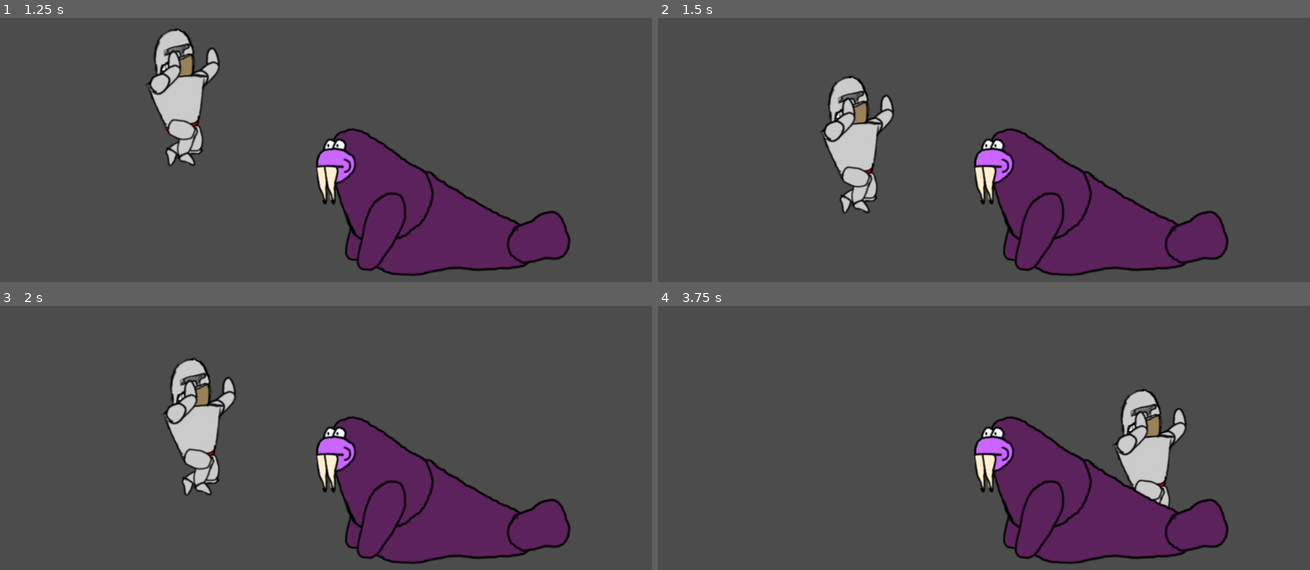
Above: before the commit, frames 1-4 (two rows, left to right).
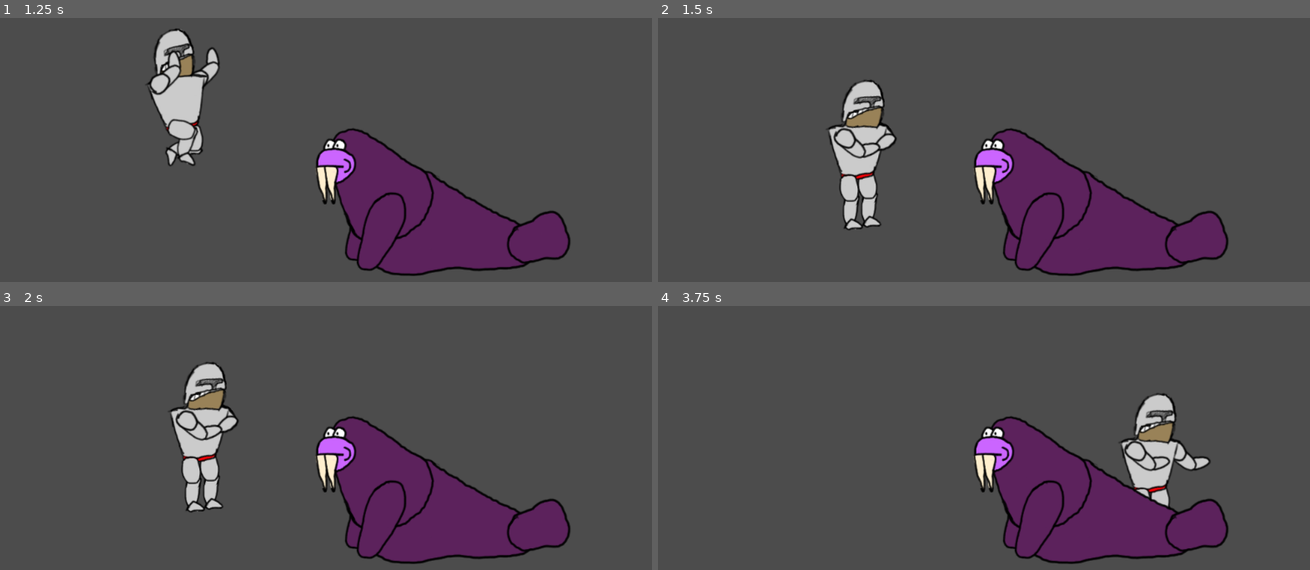
Above: after the commit, the same moments.

Repository: Wall-Dough/unstable
Game: Godot game, scene res://level/Level.tscn
Two runs of this game, one before a commit and one after it. Both use one fixed random seed, a clock stepped at 60 frames per second and the inputs below.
Inputs:
- Up to frame 1 (1.25 s): hold Right (move_right) from 0.53 s (still down); tap Space (jump) at 0.6, 0.77, 1.07 s
- Up to frame 2 (1.5 s): release Right (move_right) at 1.28 s; hold A (kick_left) from 1.28 s (still down); tap S (give) at 1.35 s
- Up to frame 3 (2 s): keep holding A (kick_left); tap Space (jump) at 1.52, 1.55, 1.82 s
- Up to frame 4 (3.75 s): release A (kick_left) at 2.03 s; hold Right (move_right) 2.03-3.53 s; tap Space (jump) at 2.1, 3.02, 3.05, 3.32, 3.6 s; tap S (give) at 2.85 s; hold A (kick_left) from 3.53 s (still down)

Frame 1 is identical in both runs. In frame 2, 3.0% of the frame differs, in the area x 24-37%, y 21-81%; in frame 3, 3.0%, in the area x 24-37%, y 19-79%; in frame 4, 2.5%.

Commit message:
Fix issue with action buttons on jump

Diff:
--- a/player/Player.gd
+++ b/player/Player.gd
@@ -71,7 +71,8 @@
 		$body.jump()
 	if $body.is_jumping():
 		rest_sprite = $body/collision/sprite/jump
-		rest()
+		if none_pressed():
+			rest()
 	else:
 		rest_sprite = $body/collision/sprite/rest
 		if none_pressed():
